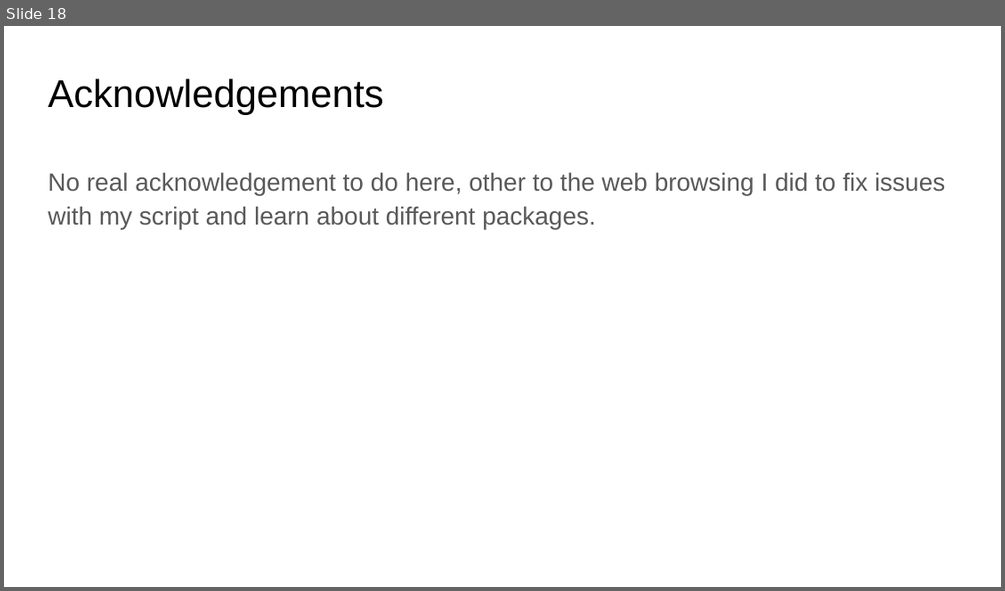
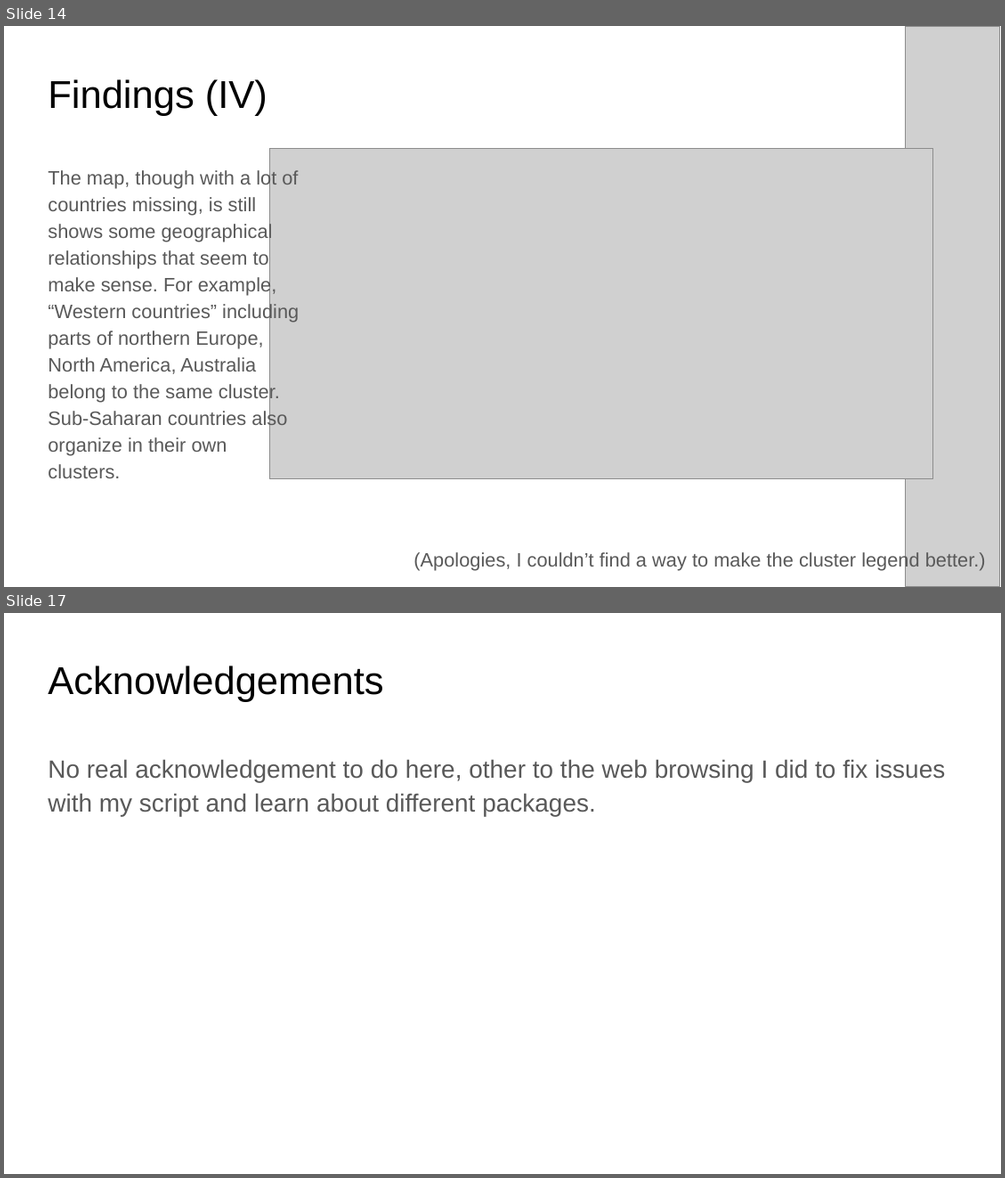
Before and after one commit to marianambc/PythonExercises, a slide deck: DSE_200X_FinalProject_Mariana.pptx. Shown one above the other, each under a label of ours: slide 18 before the commit, slides 14 and 17 after it; the slides between them are not shown. The pictures are 1005x591 and 1005x1178 pixels, drawn with LibreOffice and Linux fonts; fonts in the diff are those of the drawing; grey boxes stand for pictures. Boxes give left, top, right and bottom in pixels: in the first picture for what was removed or moved away, otherwise in the second. Text is boxed around its words. In the diff, an @@ line names an element or a change of style, - is before the commit and + after.

```diff
--- a/DSE_200X_FinalProject_Mariana.pptx
+++ b/DSE_200X_FinalProject_Mariana.pptx
@@ slide 14 added at box(4, 26, 1001, 587), background #FFFFFF @@
@@ picture added at box(905, 26, 1000, 586) @@
@@ title added at box(48, 79, 267, 116), 28 pt, text #000000 @@
+Findings (IV)
@@ picture added at box(270, 149, 933, 478) @@
@@ text added at box(48, 168, 299, 478), 14 pt, text #595959 @@
+The map, though with a lot of countries missing, is still shows some geographical relationships that seem to make sense. For example, “Western countries” including parts of northern Europe, North America, Australia belong to the same cluster. Sub-Saharan countries also organize in their own clusters.
@@ text added at box(413, 551, 986, 571), 14 pt, text #595959 @@
+(Apologies, I couldn’t find a way to make the cluster legend better.)
@@ what was slide 18 is now slide 17 @@
```
Also in this commit, not shown: 4 slides changed, 2 other slides added, 4 slides removed, 17 other files.
